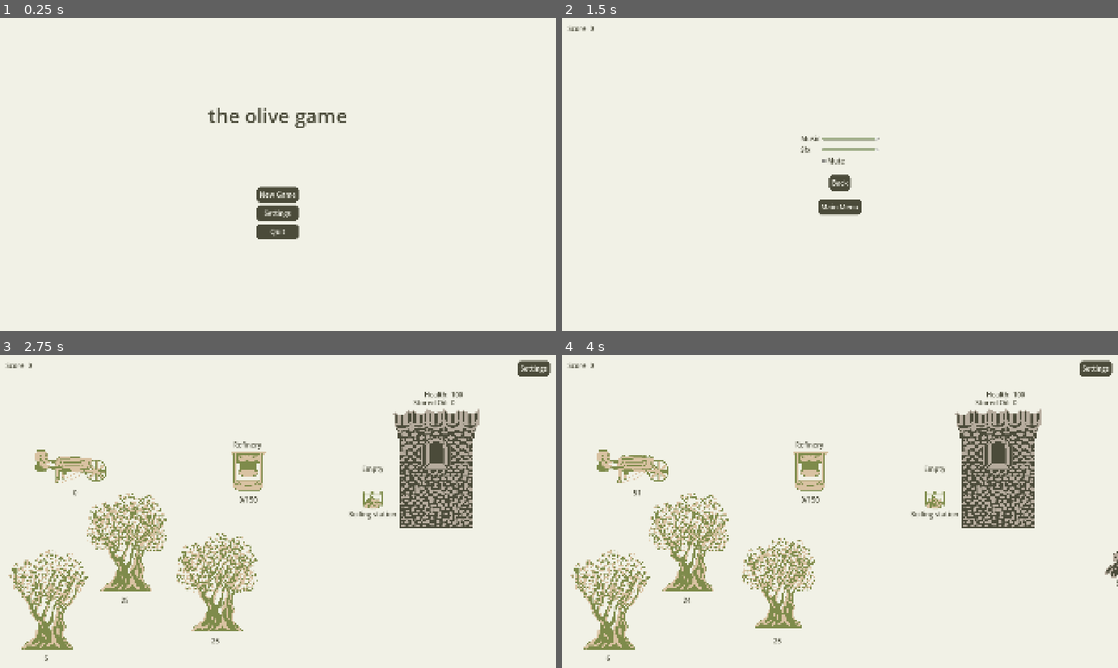
Above: before the commit, frames 1-4 (two rows, left to right).
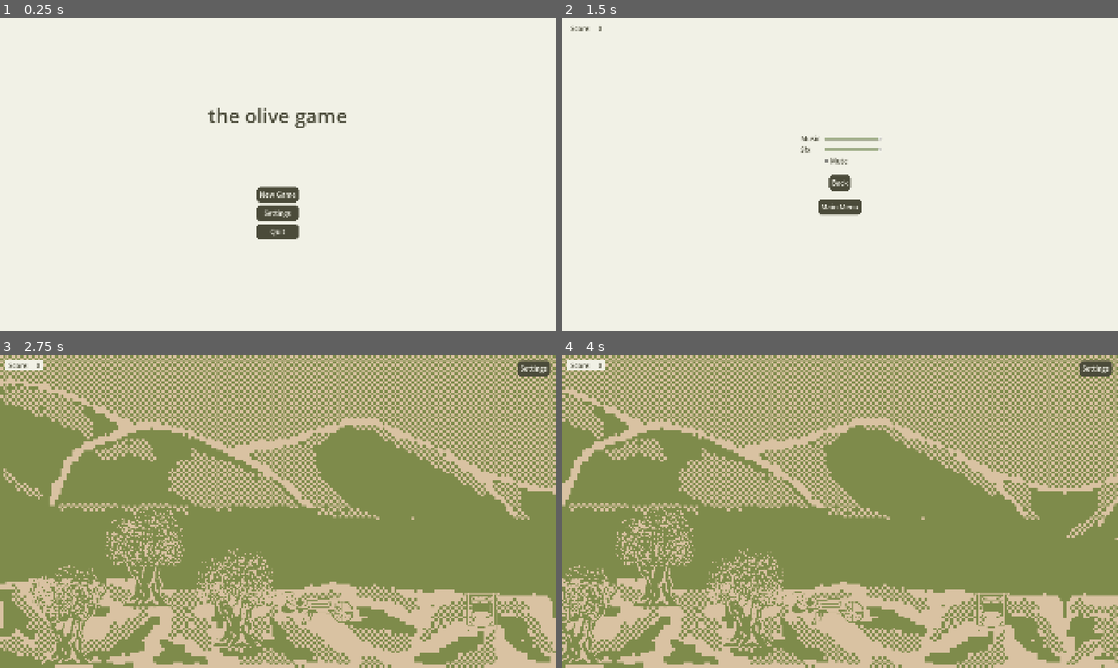
Above: after the commit, the same moments.

Repository: AntonioDell/mini-jam-203
Game: Godot game, scene res://main.tscn
The game is run twice, just before and just after one commit, with the same random seed, the same clock (stepped at 60 frames per second) and the same inputs. Sound files missing from this copy of the repository are replaced by a short silence.
Inputs (mouse positions are in pixels of both pictures, inside the frame that each line leads up to):
- Up to frame 1 (0.25 s): no input
- Up to frame 2 (1.5 s): click "New Game" at 0.5 s; click "Settings" at 1.25 s
- Up to frame 3 (2.75 s): click "Back" at 2 s
- Up to frame 4 (4 s): tap Enter at 2.75 s; move the mouse to (689, 583) at 2.77 s; hold Right 2.78-3.53 s; click (689, 583) at 2.85 s; move the mouse to (778, 624) at 3.52 s; hold Left from 3.53 s (still down); click (778, 624) at 3.6 s

The runs differ from the first frame. In frame 2, 0.1% of the frame differs, in the area x 0-58%, y 2-47%; in frame 3, 96%; in frame 4, 97%, in the area x 0-100%, y 0-100%.

Commit message:
Add music, sfx, camera and background

Diff:
--- a/attacker/attacker.tscn
+++ b/attacker/attacker.tscn
@@ -84,6 +84,7 @@
 script = ExtResource("2_fb8o8")
 
 [node name="HealthLabel" type="RichTextLabel" parent="AttackerView" unique_id=588985045]
+visible = false
 offset_left = -16.0
 offset_top = 46.0
 offset_right = 16.0
--- a/boiling/boiling_station.tscn
+++ b/boiling/boiling_station.tscn
@@ -91,6 +91,7 @@
 script = ExtResource("1_rhyhh")
 
 [node name="Label" type="RichTextLabel" parent="BoilingStationView" unique_id=715288455]
+visible = false
 offset_left = -85.0
 offset_top = 32.0
 offset_right = 85.0
--- /dev/null
+++ b/camera_target.gd
@@ -0,0 +1,10 @@
+extends Node2D
+
+
+
+func _process(delta):
+	#global_position = get_global_mouse_position()
+	if Input.is_key_pressed(KEY_RIGHT):
+		global_position.x = 1920 * 2
+	elif Input.is_key_pressed(KEY_LEFT):
+		global_position.x = 0
--- a/credits.tscn
+++ b/credits.tscn
@@ -2,9 +2,16 @@
 
 [ext_resource type="Script" uid="uid://cxi775710bkek" path="res://credits.gd" id="1_c1t8d"]
 [ext_resource type="Theme" uid="uid://cnjgl72dvtjf4" path="res://theme.tres" id="1_nm7lk"]
+[ext_resource type="AudioStream" uid="uid://ry6muahe2khy" path="res://1_sound/main-menu-_2_.mp3" id="2_g4wvt"]
 
 [node name="Credits" type="Node" unique_id=1899627073]
 script = ExtResource("1_c1t8d")
+
+[node name="AudioStreamPlayer" type="AudioStreamPlayer" parent="." unique_id=24018733]
+stream = ExtResource("2_g4wvt")
+autoplay = true
+bus = &"Music"
+parameters/looping = true
 
 [node name="UI" type="Control" parent="." unique_id=159790212]
 layout_mode = 3
--- a/level.tscn
+++ b/level.tscn
@@ -2,7 +2,6 @@
 
 [ext_resource type="Script" uid="uid://x6nfo0koaxjj" path="res://level.gd" id="1_vonw3"]
 [ext_resource type="PackedScene" uid="uid://b4b7cvlcguvof" path="res://olive_collection/olive_collection_controller.tscn" id="2_0b4ue"]
-[ext_resource type="AudioStream" uid="uid://db86e67ycj73r" path="res://1_sound/castle defenderss.mp3" id="2_5pxul"]
 [ext_resource type="PackedScene" uid="uid://bijo6npvvkc2f" path="res://attacker/attacker_controller.tscn" id="2_aicyk"]
 [ext_resource type="PackedScene" uid="uid://b1avv1fyv2bpk" path="res://oil_refinery/oil_refinery_controller.tscn" id="2_km5ld"]
 [ext_resource type="PackedScene" uid="uid://eemw44ccclcd" path="res://game_controller.tscn" id="2_v5j5c"]
@@ -10,18 +9,22 @@
 [ext_resource type="PackedScene" uid="uid://stc5nq6aj0dw" path="res://settings_container.tscn" id="3_4c15r"]
 [ext_resource type="Script" uid="uid://dr2xkieskyly1" path="res://holder_resource.gd" id="3_oi3di"]
 [ext_resource type="PackedScene" uid="uid://b1rosb3f76rkd" path="res://boiling/boiling_station_controller.tscn" id="4_8cye3"]
+[ext_resource type="AudioStream" uid="uid://crrcvpk7k2h1t" path="res://1_sound/loop.mp3" id="4_fj6e6"]
 [ext_resource type="PackedScene" uid="uid://bpgkxqylobu5h" path="res://wall/wall_controller.tscn" id="5_2orkt"]
 [ext_resource type="PackedScene" uid="uid://dnhpqe5uidffi" path="res://olive_collection/olive_transporter.tscn" id="5_f2txt"]
 [ext_resource type="PackedScene" uid="uid://brv6wkifv0h1i" path="res://wave_controller.tscn" id="7_h6smj"]
 [ext_resource type="PackedScene" uid="uid://rk807chw8e65" path="res://oil_refinery/oil_refinery.tscn" id="7_n6hdu"]
 [ext_resource type="PackedScene" uid="uid://ci4gdrt0lv6yn" path="res://boiling/boiling_station.tscn" id="9_8cye3"]
 [ext_resource type="PackedScene" uid="uid://cyo02kph1qupo" path="res://wall/wall.tscn" id="10_8cye3"]
+[ext_resource type="Texture2D" uid="uid://ctf550oou2nhh" path="res://0_sprites/original/CastleFrame.png" id="12_u3yai"]
 [ext_resource type="PackedScene" uid="uid://yo81i4nregxs" path="res://wall/wall_oil_pour.tscn" id="13_8b0r0"]
+[ext_resource type="Texture2D" uid="uid://bjy88ph5ltjpp" path="res://0_sprites/original/FarmFrame.png" id="13_fj6e6"]
 [ext_resource type="Theme" uid="uid://cnjgl72dvtjf4" path="res://theme.tres" id="17_fedht"]
 [ext_resource type="AudioStream" uid="uid://gxx2k4cag041" path="res://1_sound/enemyhit1.mp3" id="18_ilwjd"]
 [ext_resource type="AudioStream" uid="uid://bjds6c84xokwq" path="res://1_sound/enemyhit2.mp3" id="19_y3bce"]
 [ext_resource type="AudioStream" uid="uid://bosmj0khnv3v0" path="res://1_sound/enemyhit3.mp3" id="20_u3yai"]
 [ext_resource type="AudioStream" uid="uid://cch4m3531fkpg" path="res://1_sound/enemyhit4.mp3" id="21_fj6e6"]
+[ext_resource type="Script" uid="uid://d2plc2i5sqm57" path="res://camera_target.gd" id="25_fj6e6"]
 
 [sub_resource type="Gradient" id="Gradient_f2txt"]
 offsets = PackedFloat32Array(0.8429561)
@@ -49,31 +52,31 @@
 
 [sub_resource type="Curve2D" id="Curve2D_n6hdu"]
 _data = {
-"points": PackedVector2Array(0, 0, 0, 0, 260, 385, 0, 0, 0, 0, 652, 391)
+"points": PackedVector2Array(0, 0, 0, 0, 1112, 873, 0, 0, 0, 0, 1520, 970)
 }
 point_count = 2
 
 [sub_resource type="Curve2D" id="Curve2D_8cye3"]
 _data = {
-"points": PackedVector2Array(0, 0, 0, 0, 951, 429, 0, 0, 0, 0, 1136, 529, 0, 0, 0, 0, 1198, 414, 0, 0, 0, 0, 1287, 450)
+"points": PackedVector2Array(0, 0, 0, 0, 1748, 839, 0, 0, 0, 0, 2232, 887)
+}
+point_count = 2
+
+[sub_resource type="Curve2D" id="Curve2D_h6smj"]
+_data = {
+"points": PackedVector2Array(0, 0, 0, 0, 2891, 1108, 0, 0, 0, 0, 2694, 932, 0, 0, 0, 0, 2110, 835, 0, 0, 0, 0, 1856, 832)
 }
 point_count = 4
 
-[sub_resource type="Curve2D" id="Curve2D_h6smj"]
-_data = {
-"points": PackedVector2Array(0, 0, 0, 0, 1179, 672, 0, 0, 0, 0, 992, 600, 0, 0, 0, 0, 872, 665, 0, 0, 0, 0, 659, 549)
+[sub_resource type="Curve2D" id="Curve2D_v5j5c"]
+_data = {
+"points": PackedVector2Array(0, 0, 0, 0, 2471, 1099, 0, 0, 0, 0, 2323, 973, 0, 0, 0, 0, 2035, 904, 0, 0, 0, 0, 1815, 901)
 }
 point_count = 4
 
-[sub_resource type="Curve2D" id="Curve2D_v5j5c"]
-_data = {
-"points": PackedVector2Array(0, 0, 0, 0, 1218.0319, 633.78253, 0, 0, 0, 0, 976, 532, 0, 0, 0, 0, 870, 627, 0, 0, 0, 0, 744, 553)
-}
-point_count = 4
-
 [sub_resource type="Curve2D" id="Curve2D_5pxul"]
 _data = {
-"points": PackedVector2Array(0, 0, 0, 0, 1199, 576, 0, 0, 0, 0, 1032, 475, 0, 0, 0, 0, 860, 593, 0, 0, 0, 0, 820, 553)
+"points": PackedVector2Array(0, 0, 0, 0, 3058, 1118, 0, 0, 0, 0, 2672, 813, 0, 0, 0, 0, 2104, 766, 0, 0, 0, 0, 1881, 775)
 }
 point_count = 4
 
@@ -144,19 +147,27 @@
 theme = ExtResource("17_fedht")
 text = "Settings"
 
-[node name="HBoxContainer" type="HBoxContainer" parent="CanvasLayer/UI/MarginContainer" unique_id=856032204]
-layout_mode = 2
+[node name="Panel" type="PanelContainer" parent="CanvasLayer/UI/MarginContainer" unique_id=1860548651]
+layout_mode = 2
+size_flags_horizontal = 0
+size_flags_vertical = 0
+
+[node name="HBoxContainer" type="HBoxContainer" parent="CanvasLayer/UI/MarginContainer/Panel" unique_id=856032204]
+layout_mode = 2
+size_flags_horizontal = 0
+size_flags_vertical = 0
 mouse_filter = 2
 
-[node name="ScoreLabel" type="RichTextLabel" parent="CanvasLayer/UI/MarginContainer/HBoxContainer" unique_id=1197161511]
-layout_mode = 2
-size_flags_horizontal = 0
-size_flags_vertical = 0
+[node name="ScoreLabel" type="RichTextLabel" parent="CanvasLayer/UI/MarginContainer/Panel/HBoxContainer" unique_id=1197161511]
+layout_mode = 2
+size_flags_horizontal = 0
+size_flags_vertical = 0
+theme = ExtResource("17_fedht")
 text = "Score:"
 fit_content = true
 autowrap_mode = 0
 
-[node name="ScoreCount" type="RichTextLabel" parent="CanvasLayer/UI/MarginContainer/HBoxContainer" unique_id=37801767]
+[node name="ScoreCount" type="RichTextLabel" parent="CanvasLayer/UI/MarginContainer/Panel/HBoxContainer" unique_id=37801767]
 unique_name_in_owner = true
 layout_mode = 2
 size_flags_horizontal = 0
@@ -167,63 +178,78 @@
 
 [node name="AudioStreamPlayer" type="AudioStreamPlayer" parent="." unique_id=34172086]
 process_mode = 3
-stream = ExtResource("2_5pxul")
+stream = ExtResource("4_fj6e6")
 autoplay = true
 bus = &"Music"
 parameters/looping = true
 
+[node name="GameController" parent="." unique_id=1661171547 node_paths=PackedStringArray("attacker_controller") instance=ExtResource("2_v5j5c")]
+attacker_controller = NodePath("../AttackerController")
+
+[node name="AttackerController" parent="." unique_id=726532179 node_paths=PackedStringArray("attacker_pain_audio") instance=ExtResource("2_aicyk")]
+attacker_pain_audio = NodePath("../AttackerPainAudio")
+
+[node name="OilRefineryController" parent="." unique_id=1430434229 node_paths=PackedStringArray("oil_barrel_transporter_path") instance=ExtResource("2_km5ld")]
+oil_barrel_transporter_path = NodePath("../OilBarrelTransporterPath")
+
+[node name="OliveCollectionController" parent="." unique_id=1931790365 instance=ExtResource("2_0b4ue")]
+
+[node name="BoilingStationController" parent="." unique_id=1168486281 instance=ExtResource("4_8cye3")]
+
+[node name="WallController" parent="." unique_id=296820452 instance=ExtResource("5_2orkt")]
+
+[node name="WaveController" parent="." unique_id=726057860 node_paths=PackedStringArray("attacker_spawn_points") instance=ExtResource("7_h6smj")]
+attacker_spawn_points = [NodePath("../AttackerPath1"), NodePath("../AttackerPath2"), NodePath("../AttackerPath3")]
+
 [node name="BG" type="Sprite2D" parent="." unique_id=1954753282]
 texture = SubResource("GradientTexture2D_1ainy")
 centered = false
 metadata/_edit_lock_ = true
 
-[node name="GameController" parent="." unique_id=1661171547 node_paths=PackedStringArray("attacker_controller") instance=ExtResource("2_v5j5c")]
-attacker_controller = NodePath("../AttackerController")
-
-[node name="AttackerController" parent="." unique_id=726532179 node_paths=PackedStringArray("attacker_pain_audio") instance=ExtResource("2_aicyk")]
-attacker_pain_audio = NodePath("../AttackerPainAudio")
-
-[node name="OilRefineryController" parent="." unique_id=1430434229 node_paths=PackedStringArray("oil_barrel_transporter_path") instance=ExtResource("2_km5ld")]
-oil_barrel_transporter_path = NodePath("../OilBarrelTransporterPath")
-
-[node name="OliveCollectionController" parent="." unique_id=1931790365 instance=ExtResource("2_0b4ue")]
-
-[node name="BoilingStationController" parent="." unique_id=1168486281 instance=ExtResource("4_8cye3")]
-
-[node name="WallController" parent="." unique_id=296820452 instance=ExtResource("5_2orkt")]
-
-[node name="WaveController" parent="." unique_id=726057860 node_paths=PackedStringArray("attacker_spawn_points") instance=ExtResource("7_h6smj")]
-attacker_spawn_points = [NodePath("../AttackerPath1"), NodePath("../AttackerPath2"), NodePath("../AttackerPath3")]
+[node name="Background" type="Node2D" parent="." unique_id=76746008]
+metadata/_edit_lock_ = true
+
+[node name="CastleFrame" type="Sprite2D" parent="Background" unique_id=1846778211]
+position = Vector2(1910, 0)
+texture = ExtResource("12_u3yai")
+centered = false
+metadata/_edit_lock_ = true
+
+[node name="FarmFrame" type="Sprite2D" parent="Background" unique_id=1373786754]
+texture = ExtResource("13_fj6e6")
+centered = false
+flip_h = true
+metadata/_edit_lock_ = true
 
 [node name="OliveTree1" parent="." unique_id=1680221023 instance=ExtResource("2_vonw3")]
-position = Vector2(432, 643)
+position = Vector2(498, 694)
 olives = SubResource("Resource_v5j5c")
 
 [node name="OliveTree2" parent="." unique_id=247438807 instance=ExtResource("2_vonw3")]
-position = Vector2(744, 783)
+position = Vector2(810, 834)
 olives = SubResource("Resource_5pxul")
 
 [node name="OliveTree3" parent="." unique_id=1715293771 instance=ExtResource("2_vonw3")]
-position = Vector2(160, 843)
+position = Vector2(226, 894)
 olives = SubResource("Resource_fedht")
 
 [node name="OliveTransporterPath" type="Path2D" parent="." unique_id=980445474]
 curve = SubResource("Curve2D_n6hdu")
 
 [node name="OliveTransporter" parent="OliveTransporterPath" unique_id=1043901175 instance=ExtResource("5_f2txt")]
-position = Vector2(260, 385)
+position = Vector2(1112, 873)
 
 [node name="OilRefinery" parent="." unique_id=511384656 instance=ExtResource("7_n6hdu")]
-position = Vector2(857, 394)
+position = Vector2(1662, 882)
 
 [node name="OilBarrelTransporterPath" type="Path2D" parent="." unique_id=440225832]
 curve = SubResource("Curve2D_8cye3")
 
 [node name="BoilingStation" parent="." unique_id=1758307242 instance=ExtResource("9_8cye3")]
-position = Vector2(1288, 501)
+position = Vector2(2336, 824)
 
 [node name="Wall" parent="." unique_id=2078438762 instance=ExtResource("10_8cye3")]
-position = Vector2(1506, 363)
+position = Vector2(3074, 291)
 
 [node name="AttackerPath1" type="Path2D" parent="." unique_id=1280330733]
 position = Vector2(777, 67)
@@ -244,4 +270,20 @@
 bus = &"Sfx"
 
 [node name="WallOilPour" parent="." unique_id=1221194213 instance=ExtResource("13_8b0r0")]
-position = Vector2(1509, 546)
+position = Vector2(3075, 478)
+
+[node name="CameraTarget" type="Node2D" parent="." unique_id=1589072603]
+position = Vector2(959, 540)
+script = ExtResource("25_fj6e6")
+
+[node name="Camera2D" type="Camera2D" parent="CameraTarget" unique_id=36725893]
+limit_left = 0
+limit_top = 0
+limit_right = 3830
+limit_bottom = 1080
+limit_smoothed = true
+position_smoothing_enabled = true
+drag_horizontal_enabled = true
+drag_left_margin = 0.8
+drag_right_margin = 0.8
+editor_draw_drag_margin = true
--- a/oil_refinery/oil_barrel_transporter.tscn
+++ b/oil_refinery/oil_barrel_transporter.tscn
@@ -6,6 +6,7 @@
 [ext_resource type="Theme" uid="uid://cnjgl72dvtjf4" path="res://theme.tres" id="3_dre8e"]
 [ext_resource type="Texture2D" uid="uid://dhiwc4n8rkhea" path="res://0_sprites/scaled_down/Barrelrow.png" id="4_op1vi"]
 [ext_resource type="Script" uid="uid://obq83lr7pjam" path="res://click_input_area.gd" id="5_ijnsq"]
+[ext_resource type="AudioStream" uid="uid://c4nn83bw7us87" path="res://1_sound/barrel roll.mp3" id="6_novdw"]
 
 [sub_resource type="Curve" id="Curve_3rmvk"]
 _data = [Vector2(0, 0), 0.0, 0.0, 0, 0, Vector2(1, 1), 0.0, 0.0, 0, 0]
@@ -86,24 +87,28 @@
 vframes = 4
 
 [node name="BarrelLabel" type="RichTextLabel" parent="OilBarrelTransporterView" unique_id=1484439505]
-offset_left = -32.0
+visible = false
+offset_left = -46.0
 offset_top = -66.0
-offset_right = 40.0
+offset_right = 45.0
 offset_bottom = -32.0
 theme = ExtResource("3_dre8e")
 text = "Barrel"
 fit_content = true
+autowrap_mode = 0
 
 [node name="BarrelCount" type="RichTextLabel" parent="OilBarrelTransporterView" unique_id=1081533642]
 unique_name_in_owner = true
-offset_left = -32.0
-offset_top = -32.0
-offset_right = 32.0
-offset_bottom = 32.0
+visible = false
+offset_left = -17.0
+offset_top = 32.0
+offset_right = 17.0
+offset_bottom = 66.0
 mouse_filter = 2
 theme = ExtResource("3_dre8e")
 text = "0"
 fit_content = true
+autowrap_mode = 0
 horizontal_alignment = 1
 vertical_alignment = 1
 
@@ -111,6 +116,8 @@
 libraries/ = SubResource("AnimationLibrary_suari")
 
 [node name="AudioStreamPlayer2D" type="AudioStreamPlayer2D" parent="OilBarrelTransporterView" unique_id=252047089]
+stream = ExtResource("6_novdw")
+parameters/looping = true
 
 [node name="ClickInputArea" type="Area2D" parent="." unique_id=290085439]
 script = ExtResource("5_ijnsq")
--- a/oil_refinery/oil_barrel_transporter_view.gd
+++ b/oil_refinery/oil_barrel_transporter_view.gd
@@ -23,6 +23,8 @@
 
 func _on_travel_arrived(is_returned: bool):
 	$AnimationPlayer.stop()
+	$AudioStreamPlayer2D.stop()
 
 func _on_travel_started():
 	$AnimationPlayer.play("oil_barrel_rolling")
+	$AudioStreamPlayer2D.play()
--- a/oil_refinery/oil_refinery.tscn
+++ b/oil_refinery/oil_refinery.tscn
@@ -78,14 +78,16 @@
 script = ExtResource("2_mrx85")
 
 [node name="Refinery" type="RichTextLabel" parent="OilRefineryView" unique_id=917616227]
+visible = false
 custom_minimum_size = Vector2(100, 0)
-offset_left = -51.0
+offset_left = -58.0
 offset_top = -101.0
-offset_right = 49.0
+offset_right = 59.0
 offset_bottom = -61.0
 theme = ExtResource("3_is1oo")
 text = "Refinery"
 fit_content = true
+autowrap_mode = 0
 
 [node name="Sprite2D" type="Sprite2D" parent="OilRefineryView" unique_id=1352943891]
 texture = ExtResource("4_is1oo")
@@ -95,10 +97,11 @@
 
 [node name="OlivesCount" type="RichTextLabel" parent="OilRefineryView" unique_id=1569645341]
 unique_name_in_owner = true
-offset_left = -32.0
+visible = false
+offset_left = -17.0
 offset_top = 74.0
-offset_right = 32.0
-offset_bottom = 138.0
+offset_right = 17.0
+offset_bottom = 108.0
 size_flags_horizontal = 3
 mouse_filter = 2
 theme = ExtResource("3_is1oo")
--- a/olive_collection/olive_transporter.tscn
+++ b/olive_collection/olive_transporter.tscn
@@ -161,15 +161,17 @@
 frame = 3
 
 [node name="Label" type="RichTextLabel" parent="OliveTransporterView" unique_id=952370263]
-offset_left = -32.0
+visible = false
+offset_left = -17.0
 offset_top = 59.0
-offset_right = 32.0
-offset_bottom = 123.0
+offset_right = 17.0
+offset_bottom = 93.0
 mouse_filter = 2
 theme = ExtResource("5_aslnj")
 text = "0
 "
 fit_content = true
+autowrap_mode = 0
 horizontal_alignment = 1
 vertical_alignment = 1
 
--- a/olive_collection/olive_tree.tscn
+++ b/olive_collection/olive_tree.tscn
@@ -31,14 +31,18 @@
 vframes = 2
 
 [node name="Label" type="RichTextLabel" parent="OliveTreeView" unique_id=750236965]
-offset_left = -32.0
-offset_top = 172.0
-offset_right = 32.0
-offset_bottom = 236.0
+visible = false
+offset_left = -17.0
+offset_top = 173.0
+offset_right = 17.0
+offset_bottom = 207.0
+size_flags_horizontal = 4
+size_flags_vertical = 4
 mouse_filter = 2
 theme = ExtResource("5_ul1kf")
 text = "0"
 fit_content = true
+autowrap_mode = 0
 horizontal_alignment = 1
 vertical_alignment = 1
 
@@ -47,7 +51,9 @@
 [node name="CollisionShape2D" type="CollisionShape2D" parent="ClickInputArea" unique_id=1674715558]
 position = Vector2(5.5, 141.5)
 shape = SubResource("RectangleShape2D_jlggk")
+debug_color = Color(0, 0.6, 0.69803923, 0)
 
 [node name="CollisionShape2D2" type="CollisionShape2D" parent="ClickInputArea" unique_id=1001266460]
 position = Vector2(5, -18)
 shape = SubResource("CircleShape2D_jlggk")
+debug_color = Color(0, 0.6, 0.69803923, 0)
--- a/theme.tres
+++ b/theme.tres
@@ -138,6 +138,14 @@
 [sub_resource type="StyleBoxFlat" id="StyleBoxFlat_6cw85"]
 bg_color = Color(0.94509804, 0.94509804, 0.9019608, 1)
 
+[sub_resource type="StyleBoxFlat" id="StyleBoxFlat_ndmpe"]
+bg_color = Color(0.94509804, 0.94509804, 0.9019608, 1)
+
+[sub_resource type="StyleBoxFlat" id="StyleBoxFlat_0ceoj"]
+content_margin_left = 10.0
+content_margin_right = 10.0
+bg_color = Color(0.94509804, 0.94509804, 0.9019608, 1)
+
 [resource]
 Button/colors/font_color = Color(0.94509804, 0.94509804, 0.9019608, 1)
 Button/colors/font_hover_color = Color(0.6392157, 0.69411767, 0.54901963, 1)
@@ -177,7 +185,9 @@
 MainMenuButton/colors/font_color = Color(0.23921569, 0.25490198, 0.15294118, 1)
 MainMenuButton/styles/normal = SubResource("StyleBoxFlat_e1x85")
 Panel/styles/panel = SubResource("StyleBoxFlat_6cw85")
+PanelContainer/styles/panel = SubResource("StyleBoxFlat_ndmpe")
 RichTextLabel/colors/default_color = Color(0.29411766, 0.29411766, 0.22745098, 1)
 RichTextLabel/font_sizes/normal_font_size = 24
+RichTextLabel/styles/normal = SubResource("StyleBoxFlat_0ceoj")
 Title/base_type = &"RichTextLabel"
 Title/font_sizes/normal_font_size = 68
--- a/title_screen.tscn
+++ b/title_screen.tscn
@@ -1,12 +1,19 @@
 [gd_scene format=3 uid="uid://bau66xdqlk1tu"]
 
 [ext_resource type="Script" uid="uid://dwu7iddkweao2" path="res://title_screen.gd" id="1_ak2if"]
+[ext_resource type="AudioStream" uid="uid://ry6muahe2khy" path="res://1_sound/main-menu-_2_.mp3" id="2_05l2w"]
 [ext_resource type="Theme" uid="uid://cnjgl72dvtjf4" path="res://theme.tres" id="2_ig5kc"]
 [ext_resource type="PackedScene" uid="uid://stc5nq6aj0dw" path="res://settings_container.tscn" id="3_ig5kc"]
 
 [node name="MainMenu" type="Node" unique_id=1152096125]
 process_mode = 3
 script = ExtResource("1_ak2if")
+
+[node name="AudioStreamPlayer2D" type="AudioStreamPlayer" parent="." unique_id=1199472832]
+stream = ExtResource("2_05l2w")
+autoplay = true
+bus = &"Music"
+parameters/looping = true
 
 [node name="UI" type="Control" parent="." unique_id=2137649804]
 layout_mode = 3
--- a/wall/wall.tscn
+++ b/wall/wall.tscn
@@ -27,11 +27,22 @@
 vframes = 3
 script = ExtResource("3_8s4k5")
 
-[node name="Label" type="RichTextLabel" parent="WallView" unique_id=2117384614]
-offset_left = -78.0
-offset_top = -215.0
-offset_right = 43.0
-offset_bottom = -181.0
+[node name="PanelContainer" type="PanelContainer" parent="WallView" unique_id=1732166515]
+offset_left = -87.0
+offset_top = -252.0
+offset_right = 92.0
+offset_bottom = -180.0
+theme = ExtResource("3_qswlj")
+
+[node name="VBoxContainer" type="VBoxContainer" parent="WallView/PanelContainer" unique_id=2143116091]
+layout_mode = 2
+
+[node name="HBoxContainer" type="HBoxContainer" parent="WallView/PanelContainer/VBoxContainer" unique_id=568393611]
+layout_mode = 2
+alignment = 2
+
+[node name="Label" type="RichTextLabel" parent="WallView/PanelContainer/VBoxContainer/HBoxContainer" unique_id=2117384614]
+layout_mode = 2
 theme = ExtResource("3_qswlj")
 text = "Stored Oil:"
 fit_content = true
@@ -39,22 +50,21 @@
 horizontal_alignment = 2
 vertical_alignment = 1
 
-[node name="StoredOilCount" type="RichTextLabel" parent="WallView" unique_id=848544281]
-offset_left = 52.0
-offset_top = -215.0
-offset_right = 87.0
-offset_bottom = -181.0
+[node name="StoredOilCount" type="RichTextLabel" parent="WallView/PanelContainer/VBoxContainer/HBoxContainer" unique_id=848544281]
+unique_name_in_owner = true
+layout_mode = 2
 theme = ExtResource("3_qswlj")
 text = "0"
 fit_content = true
 autowrap_mode = 0
 vertical_alignment = 1
 
-[node name="Label2" type="RichTextLabel" parent="WallView" unique_id=1262282411]
-offset_left = -78.0
-offset_top = -243.0
-offset_right = 43.0
-offset_bottom = -209.0
+[node name="HBoxContainer2" type="HBoxContainer" parent="WallView/PanelContainer/VBoxContainer" unique_id=1447625242]
+layout_mode = 2
+alignment = 2
+
+[node name="Label2" type="RichTextLabel" parent="WallView/PanelContainer/VBoxContainer/HBoxContainer2" unique_id=1262282411]
+layout_mode = 2
 theme = ExtResource("3_qswlj")
 text = "Health:"
 fit_content = true
@@ -62,15 +72,16 @@
 horizontal_alignment = 2
 vertical_alignment = 1
 
-[node name="HealthCount" type="RichTextLabel" parent="WallView" unique_id=702397577]
-offset_left = 52.0
-offset_top = -243.0
-offset_right = 87.0
-offset_bottom = -209.0
+[node name="HealthCount" type="RichTextLabel" parent="WallView/PanelContainer/VBoxContainer/HBoxContainer2" unique_id=702397577]
+unique_name_in_owner = true
+layout_mode = 2
+size_flags_horizontal = 8
+size_flags_vertical = 4
 theme = ExtResource("3_qswlj")
 text = "0"
 fit_content = true
 autowrap_mode = 0
+horizontal_alignment = 2
 vertical_alignment = 1
 
 [node name="ClickInputArea" parent="." unique_id=719354934 instance=ExtResource("2_6wk7l")]
--- a/wall/wall_oil_pour.tscn
+++ b/wall/wall_oil_pour.tscn
@@ -96,6 +96,7 @@
 frame = 3
 
 [node name="OilPourLabel" type="RichTextLabel" parent="WallOilPourView" unique_id=488860529]
+visible = false
 offset_left = -20.0
 offset_top = -140.0
 offset_right = 20.0
--- a/wall/wall_oil_pour_view.gd
+++ b/wall/wall_oil_pour_view.gd
@@ -12,7 +12,7 @@
 	_update_display()
 
 func _update_display():
-	$OilPourLabel.text = str(pouring_oil.amount)
+	#$OilPourLabel.text = str(pouring_oil.amount)
 	if pouring_oil.amount == 0:
 		hide()
 	else:
--- a/wall/wall_view.gd
+++ b/wall/wall_view.gd
@@ -13,5 +13,5 @@
 	_update_display()
 
 func _update_display(_x: int = 0):
-	$StoredOilCount.text = "%s" % oil_storage.amount
-	$HealthCount.text = "%s" % health.amount
+	%StoredOilCount.text = "%s" % oil_storage.amount
+	%HealthCount.text = "%s" % health.amount
Binary file added: 0_sprites/original/CastleFrame.png
Not shown, added: 0_sprites/original/CastleFrame.png.import
Binary file added: 0_sprites/original/FarmFrame.png
Not shown, added: 0_sprites/original/FarmFrame.png.import
Binary file added: 0_sprites/original/rockwall_1.png
Not shown, added: 0_sprites/original/rockwall_1.png.import
Not shown, added: 1_sound/barrel roll.mp3.import
Not shown, added: 1_sound/defeat.mp3.import
Not shown, added: 1_sound/loop.mp3.import
Not shown, added: 1_sound/main menu (2).wav.import
Not shown, added: 1_sound/main-menu-_2_.mp3.import
Not shown, added: camera_target.gd.uid
(and 5 more such lines)
